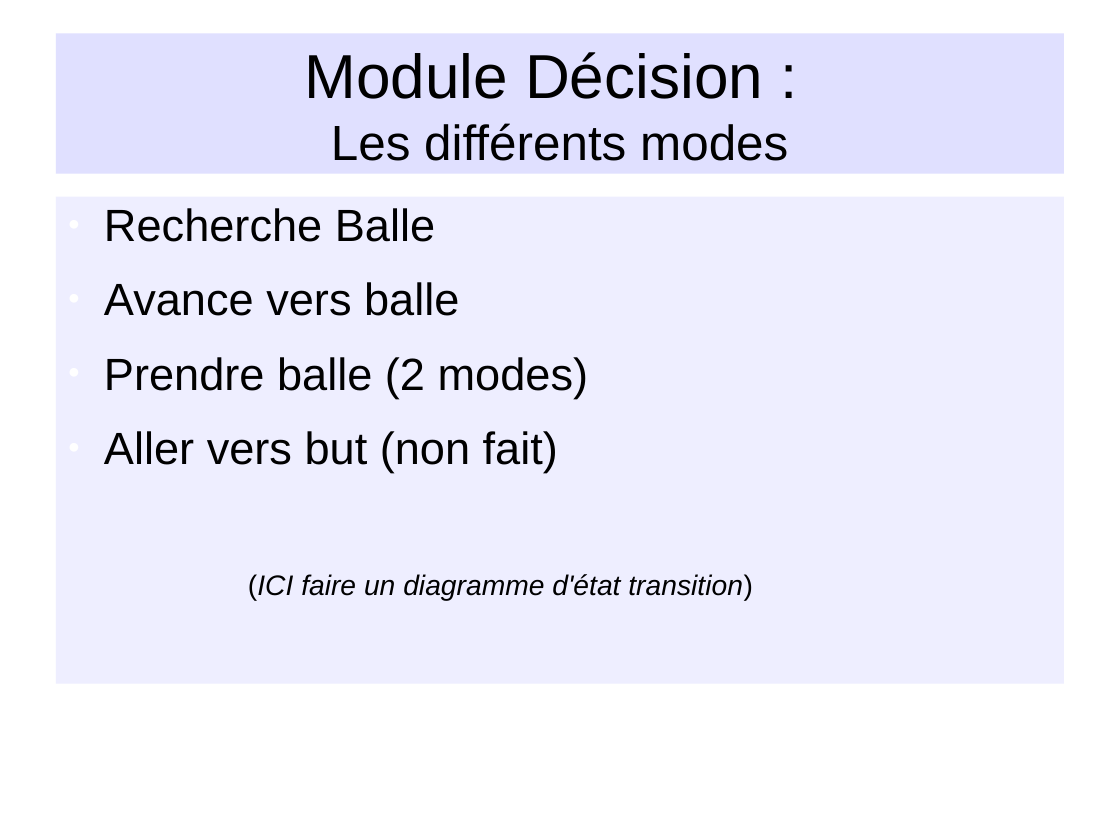
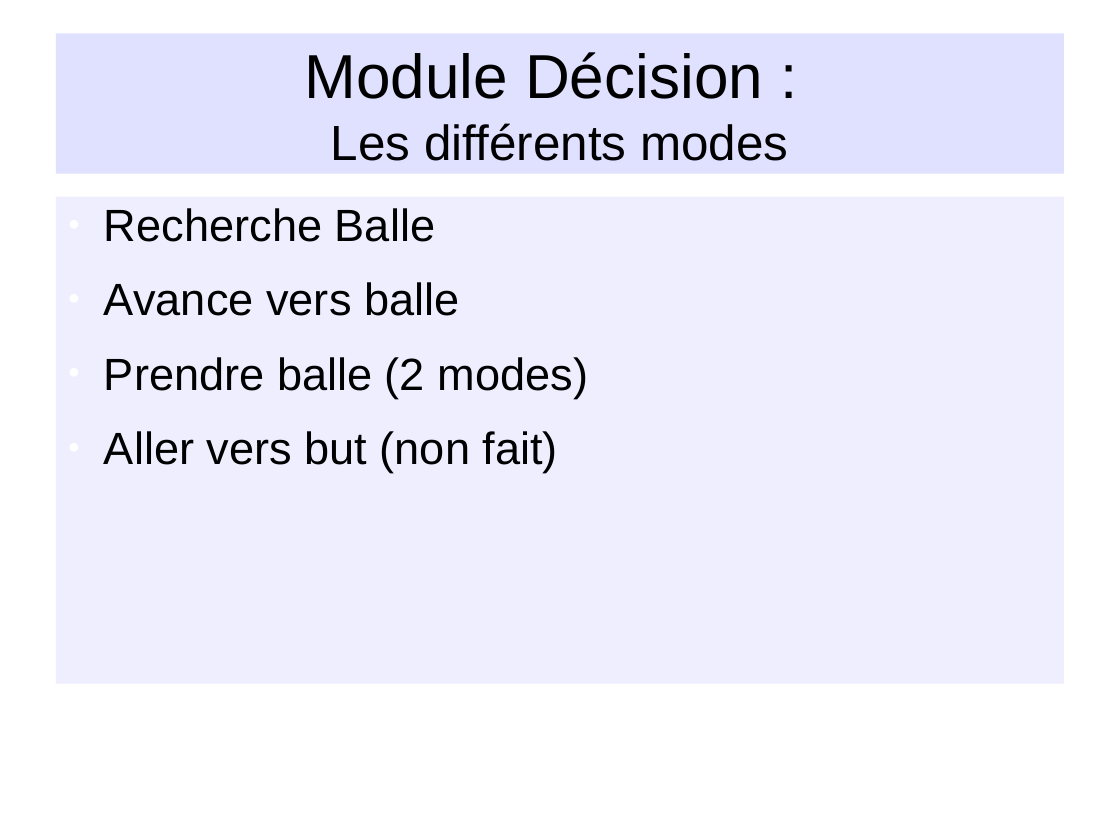
Before and after one commit to NesKaphe/nao-p7, a slide deck: slide 17 of documents/diaporama/diapo_nao.odp. Drawn at 1120x840 pixels with LibreOffice and Linux fonts; fonts in the diff are those of the drawing; background and template pictures are left out. Boxes give left, top, right and bottom in pixels: in the first picture for what was removed or moved away, otherwise in the second. Text is boxed around its words. In the diff, an @@ line names an element or a change of style, - is before the commit and + after.

```diff
--- a/documents/diaporama/diapo_nao.odp
+++ b/documents/diaporama/diapo_nao.odp
@@ text at <box>248,574,753,601</box>: paragraph removed @@
-      (ICI faire un diagramme d'état transition)
```
Also in this commit, not shown: 7 other slides changed, 1 other file.
